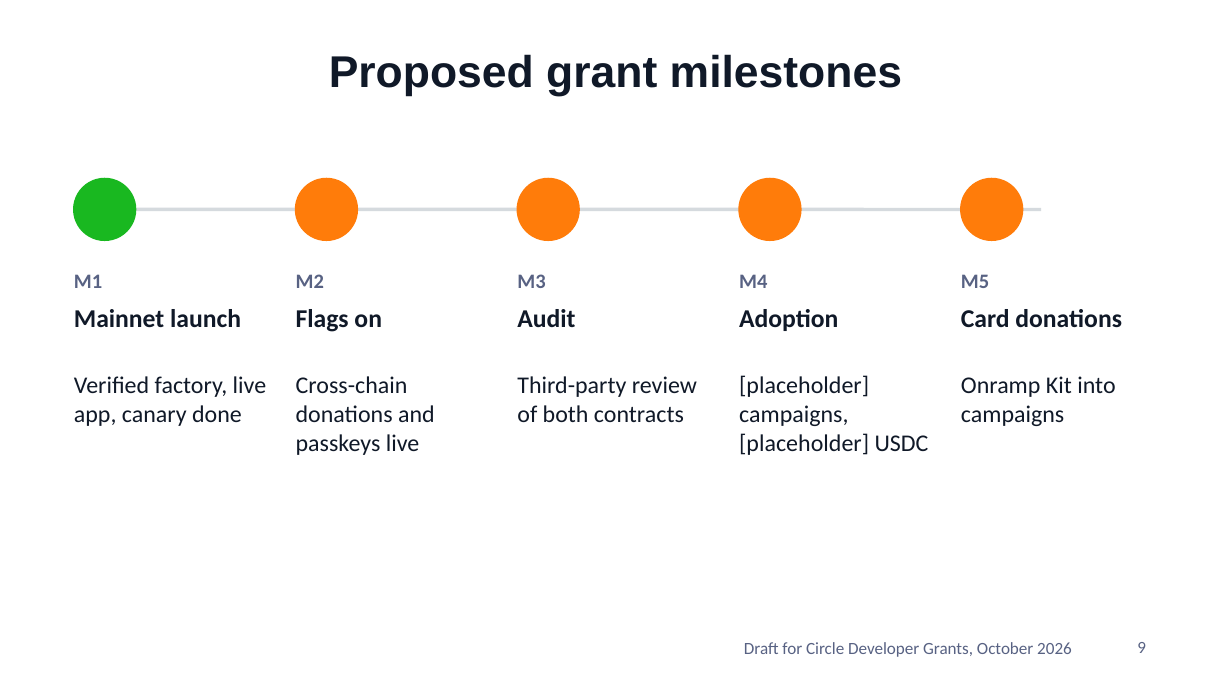
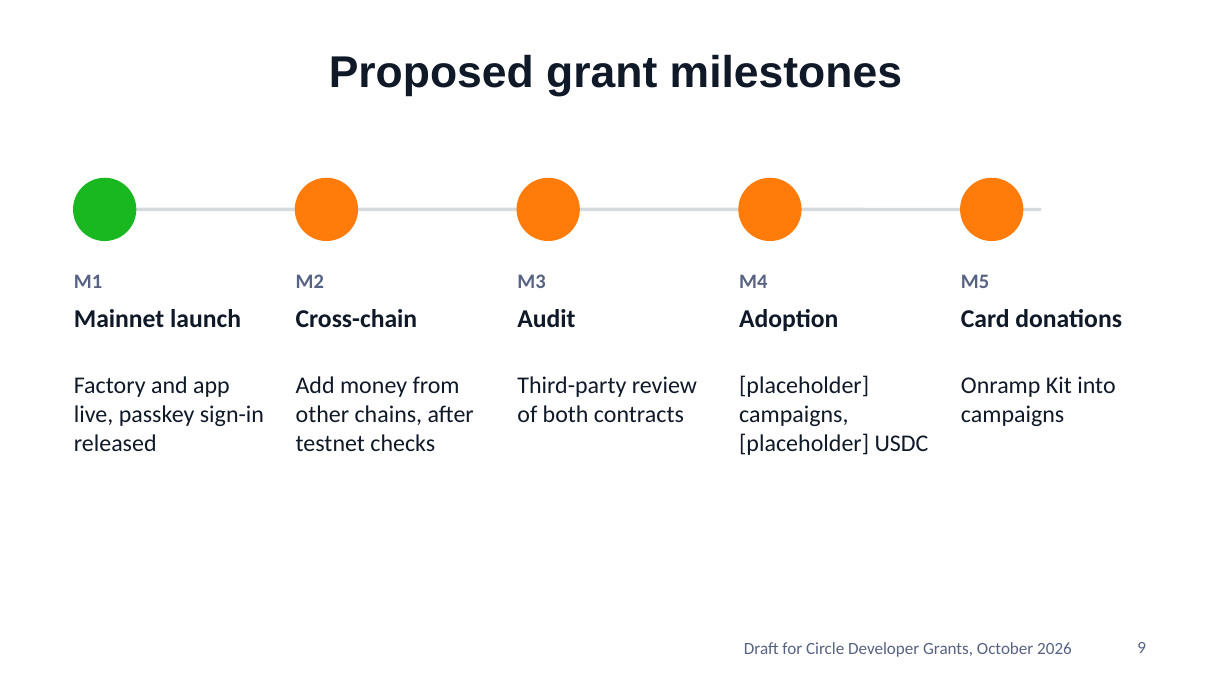
Before and after one commit to xanderslabs/Fundit, a slide deck: slide 9 of docs/fundit-pitch-deck.pptx. Drawn at 1232x693 pixels with LibreOffice and Linux fonts; fonts in the diff are those of the drawing; background and template pictures are left out. Boxes give left, top, right and bottom in pixels: in the first picture for what was removed or moved away, otherwise in the second. Text is boxed around its words. In the diff, an @@ line names an element or a change of style, - is before the commit and + after.

```diff
--- a/docs/fundit-pitch-deck.pptx
+++ b/docs/fundit-pitch-deck.pptx
@@ text at (296,309,418,327): text changed @@
-Flags on
+Cross-chain
@@ text at (74,376,264,451): text changed @@
-Verified factory, live app, canary done
+Factory and app live, passkey sign-in released
@@ text at (296,376,474,451): text changed @@
-Cross-chain donations and passkeys live
+Add money from other chains, after testnet checks
```
Also in this commit, not shown: 6 other slides changed, 6 other files.
